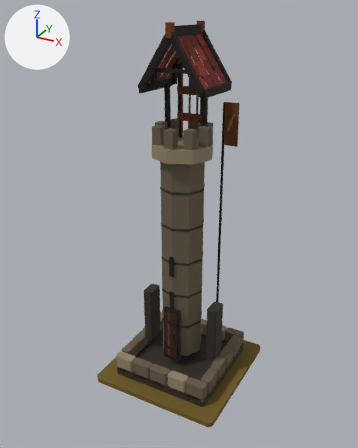
A saved change to the glTF model art/archer_tower_t5/archer_tower_t5.glb.
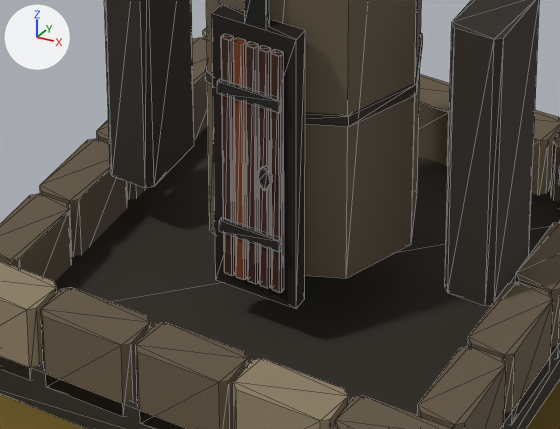
Each version appears first whole from a camera (50 mm lens) standing at (2.02, -3.75, 3.5) and looking at (-0.02, -0.04, 1.64), and next in a close-up on the part from 35% to 63% of the width and 68% to 86% of the height. Lighting does not change. The marker at upper left points along +X, +Y and +Z. The last two pictures show the newer version. The close-ups show mesh edges as thin lines.

Objects in the first close-up: 'MMR | archer_tower | T05 Architecture.001', 'MMR | archer_tower | Tier 05 Ground.001'.
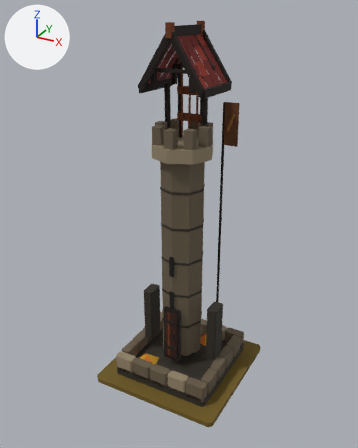
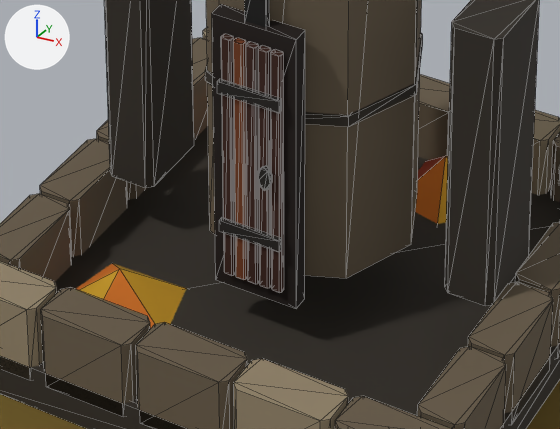
What differs and where, as boxes [x1, y1, x2, y2] in the close-ups (560 x 429 px):
```json
{"object": "MMR | archer_tower | T05 Autumn Dressing.001", "change": "added", "after": [76, 156, 448, 329], "on screen": "mostly hidden"}
```

Edits to the scene script, one JSON object a line:
```json
{"op": "add", "block": "me_mmr___archer_tower___t05_autumn_dressing_001", "code": ["me_mmr___archer_tower___t05_autumn_dressing_001 = bpy.data.meshes.new('MMR | archer_tower | T05 Autumn Dressing.001')", "me_mmr___archer_tower___t05_autumn_dressing_001.from_pydata(...)  # 18 vertices, 15 faces; spans x -0.38..0.232, y -0.425..0.427, z 0.085..0.185", "me_mmr___archer_tower___t05_autumn_dressing_001.materials.append(mat_mmr___shared_palette_atlas)  # picture img_mmr_shared_color_palette_64"]}
{"op": "add", "block": "ob_mmr___archer_tower___t05_autumn_dressing_001", "code": ["ob_mmr___archer_tower___t05_autumn_dressing_001 = bpy.data.objects.new('MMR | archer_tower | T05 Autumn Dressing.001', me_mmr___archer_tower___t05_autumn_dressing_001)", "ob_mmr___archer_tower___t05_autumn_dressing_001.location = (0.0, 0.0, 0.05)"]}
```
